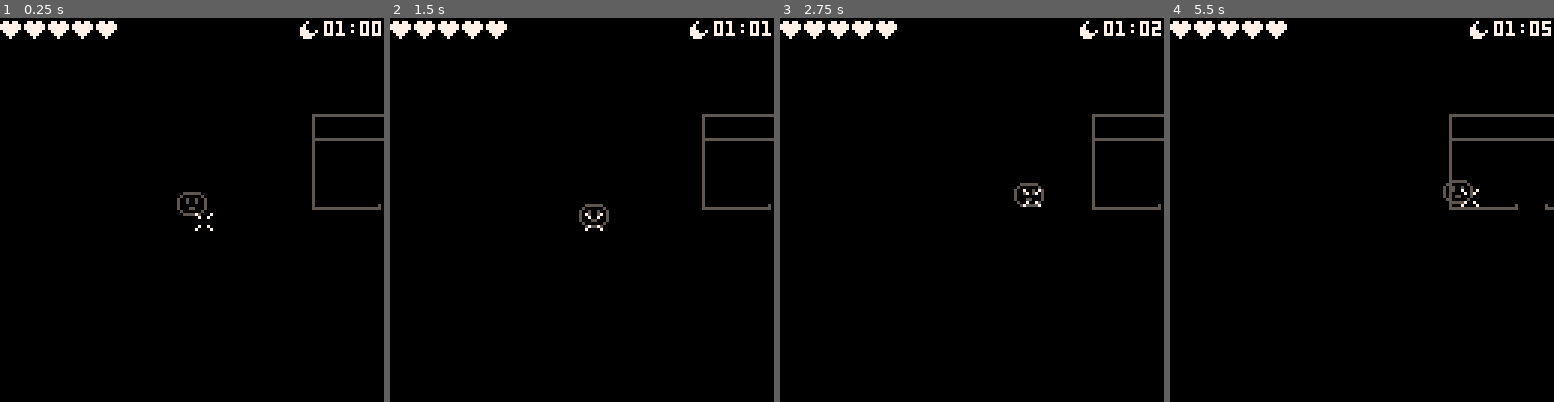
Above: before the commit, frames 1-4 (left to right).
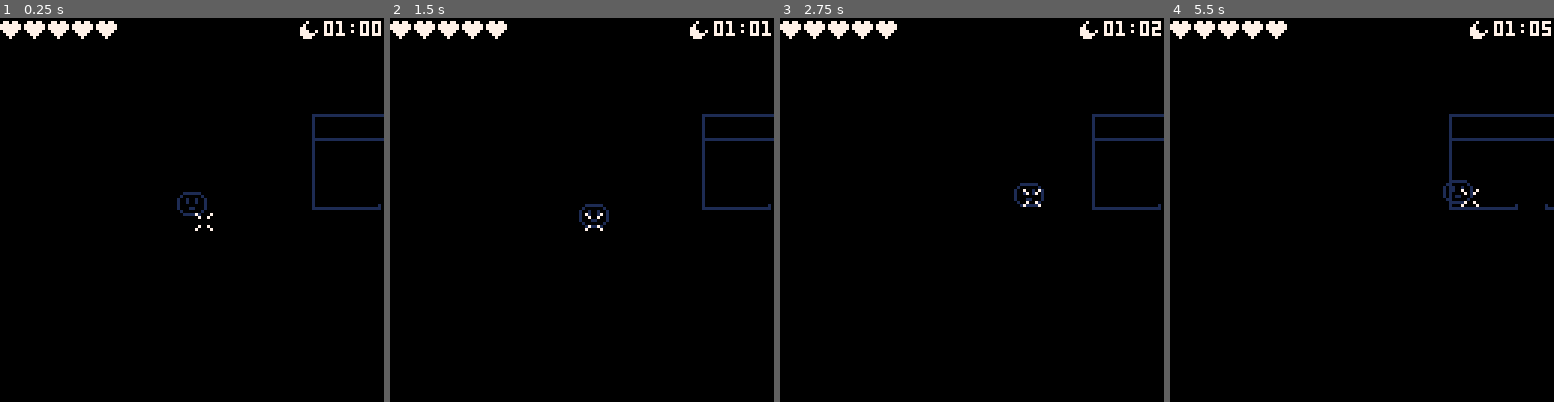
Above: after the commit, the same moments.

Repository: Lyatus/ld43
Game: PICO-8 cartridge ld43.p8
Two runs of this game, one before a commit and one after it. Both use one fixed random seed, a clock stepped at 60 frames per second and the inputs below.
Inputs:
- Up to frame 1 (0.25 s): no input
- Up to frame 2 (1.5 s): tap O (Z key) at 0.7 s
- Up to frame 3 (2.75 s): hold Right 1.6-2.1 s; tap O (Z key) at 1.7, 2.1, 2.5 s; hold Up 2.15-2.42 s; hold Right from 2.47 s (still down)
- Up to frame 4 (5.5 s): tap O (Z key) every 0.4 s from 2.9 to 5.3 s; release Right at 3.03 s; hold Left 3.08-3.58 s; hold Down 3.63-3.97 s; hold Right 4.02-4.68 s; hold Up 4.73-5.03 s; hold Left from 5.08 s (still down)

The runs differ from the first frame. In frame 1, 0.8% of the frame differs, in the area x 46-100%, y 25-52%; in frame 2, 0.8%; in frame 3, 0.8%; in frame 4, 0.9%, in the area x 71-100%, y 25-50%.

Commit message:
Night is dark blue

Diff:
--- a/ld43.p8
+++ b/ld43.p8
@@ -22,9 +22,9 @@
 	cls()
 	map_draw()
 	lth_draw()
-	cyc_draw()
 	tma_draw()
 	crs_draw()
+	cyc_draw()
 end
 
 -->8
@@ -188,6 +188,10 @@
 	local time_str = leftpad(ceil(cyc_hour()%12),"0",2)
 	.. ":" .. leftpad(flr(cyc_minute()%60),"0",2)
 	print(time_str, 108, 1, 7)
+
+	if cyc_is_night() then
+		pal(5,1,1)
+	end
 end
 function cyc_minute() return cyc_frame / 30 end
 function cyc_hour() return cyc_minute() / 60 end
